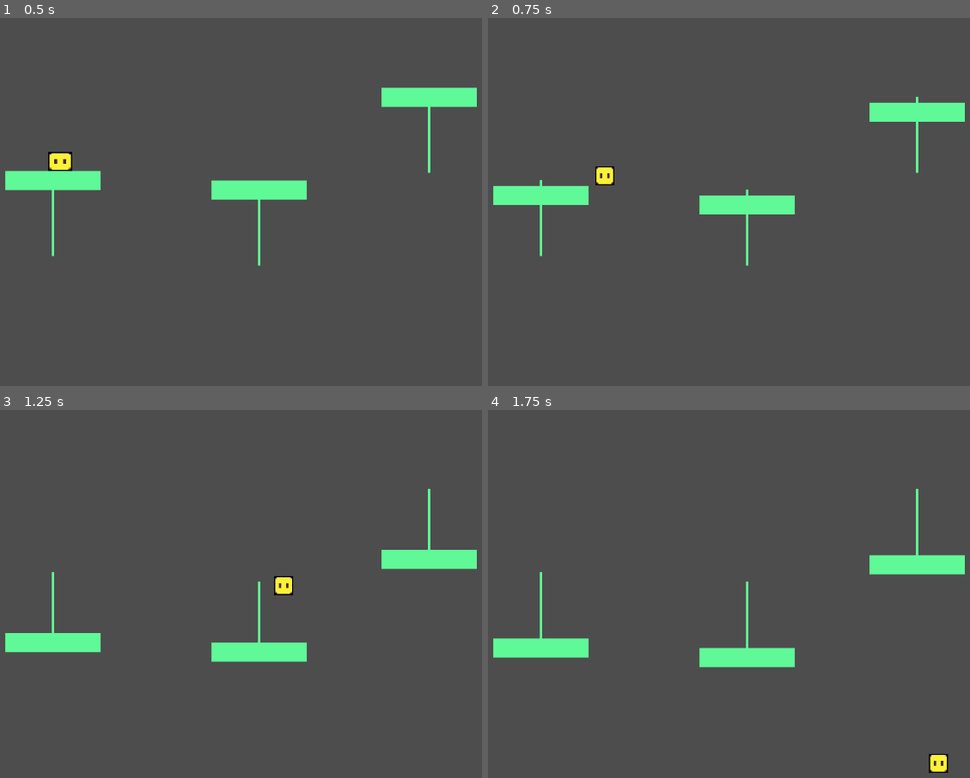
Above: before the commit, frames 1-4 (two rows, left to right).
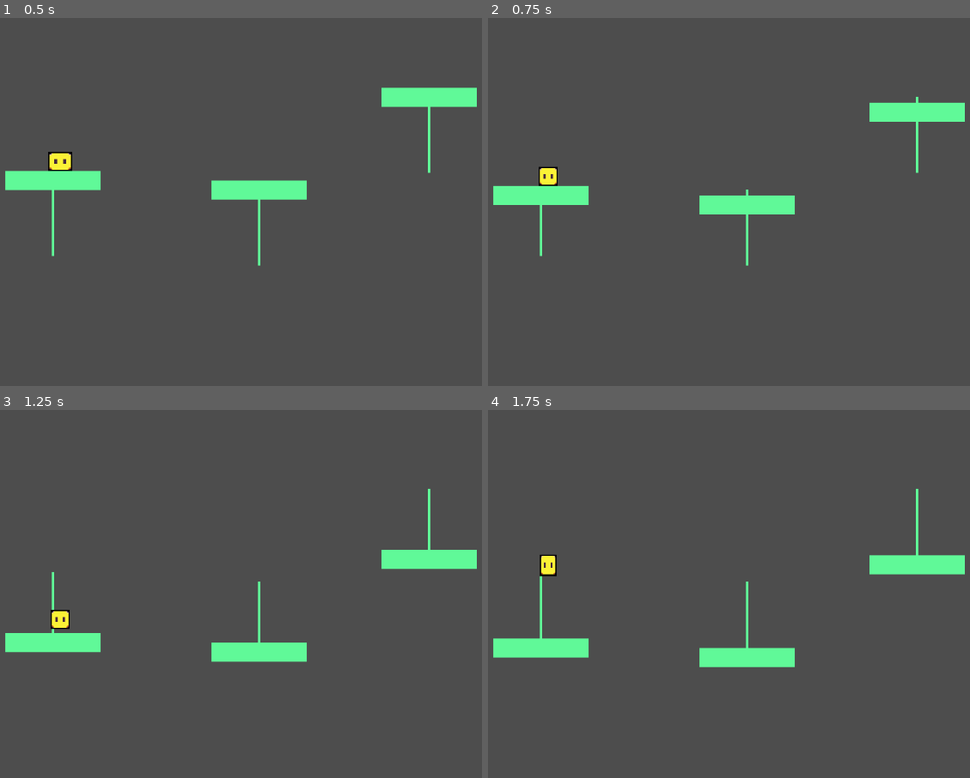
Above: after the commit, the same moments.

Repository: BradleyHendrickson/gwj-73
Game: Godot game, scene res://scenes/level/level_1.tscn
The game is run twice, just before and just after one commit, with the same random seed, the same clock (stepped at 60 frames per second) and the same inputs.
Inputs:
- Up to frame 1 (0.5 s): no input
- Up to frame 2 (0.75 s): hold Right (ui_right) from 0.53 s (still down)
- Up to frame 3 (1.25 s): keep holding Right (ui_right); tap Space (input_jump) at 0.77 s
- Up to frame 4 (1.75 s): keep holding Right (ui_right); tap Space (input_jump) at 1.52 s

Frame 1 is identical in both runs. In frame 2, 0.4% of the frame differs, in the area x 10-27%, y 40-46%; in frame 3, 0.4%; in frame 4, 0.4%, in the area x 10-96%, y 39-99%.

Commit message:
update stuff

Diff:
--- a/project.godot
+++ b/project.godot
@@ -21,6 +21,31 @@
 "deadzone": 0.5,
 "events": [Object(InputEventKey,"resource_local_to_scene":false,"resource_name":"","device":-1,"window_id":0,"alt_press …(191 unchanged characters)…
 , Object(InputEventKey,"resource_local_to_scene":false,"resource_name":"","device":-1,"window_id":0,"alt_pressed":false …(183 unchanged characters)…
+, Object(InputEventJoypadButton,"resource_local_to_scene":false,"resource_name":"","device":-1,"button_index":0,"pressure":0.0,"pressed":true,"script":null)
+]
+}
+input_left={
+"deadzone": 0.5,
+"events": [Object(InputEventJoypadMotion,"resource_local_to_scene":false,"resource_name":"","device":-1,"axis":0,"axis_value":-1.0,"script":null)
+, Object(InputEventJoypadButton,"resource_local_to_scene":false,"resource_name":"","device":-1,"button_index":13,"pressure":0.0,"pressed":true,"script":null)
+]
+}
+input_down={
+"deadzone": 0.5,
+"events": [Object(InputEventJoypadMotion,"resource_local_to_scene":false,"resource_name":"","device":-1,"axis":1,"axis_value":1.0,"script":null)
+, Object(InputEventJoypadButton,"resource_local_to_scene":false,"resource_name":"","device":-1,"button_index":12,"pressure":0.0,"pressed":true,"script":null)
+]
+}
+input_right={
+"deadzone": 0.5,
+"events": [Object(InputEventJoypadMotion,"resource_local_to_scene":false,"resource_name":"","device":-1,"axis":0,"axis_value":1.0,"script":null)
+, Object(InputEventJoypadButton,"resource_local_to_scene":false,"resource_name":"","device":-1,"button_index":14,"pressure":0.0,"pressed":true,"script":null)
+]
+}
+input_up={
+"deadzone": 0.5,
+"events": [Object(InputEventJoypadMotion,"resource_local_to_scene":false,"resource_name":"","device":-1,"axis":1,"axis_value":-1.0,"script":null)
+, Object(InputEventJoypadButton,"resource_local_to_scene":false,"resource_name":"","device":-1,"button_index":11,"pressure":0.0,"pressed":true,"script":null)
 ]
 }
 
--- a/scenes/characters/player/Player.gd
+++ b/scenes/characters/player/Player.gd
@@ -1,12 +1,4 @@
 extends CharacterBody2D
-## This character controller was created with the intent of being a decent starting point for Platformers.
-##
-## Instead of teaching the basics, I tried to implement more advanced considerations.
-## That's why I call it 'Movement 2'. This is a sequel to learning demos of similar a kind.
-## Beyond coyote time and a jump buffer I go through all the things listed in the following video:
-## https://www.youtube.com/watch?v=2S3g8CgBG1g
-## Except for separate air and ground acceleration, as I don't think it's necessary.
-
 
 # BASIC MOVEMENT VARAIABLES ---------------- #
 var face_direction := 1
@@ -38,12 +30,10 @@
 var is_jumping := false
 # ----------------------------------- #
 
-
-# All iputs we want to keep track of
 func get_input() -> Dictionary:
 	return {
-		"x": int(Input.is_action_pressed("ui_right")) - int(Input.is_action_pressed("ui_left")),
-		"y": int(Input.is_action_pressed("ui_down")) - int(Input.is_action_pressed("ui_up")),
+		"x": int(Input.is_action_pressed("input_right")) - int(Input.is_action_pressed("input_left")),
+		"y": int(Input.is_action_pressed("input_down")) - int(Input.is_action_pressed("input_up")),
 		"just_jump": Input.is_action_just_pressed("input_jump") == true,
 		"jump": Input.is_action_pressed("input_jump") == true,
 		"released_jump": Input.is_action_just_released("input_jump") == true
--- a/scenes/level/platform/MovingPlatform.tscn
+++ b/scenes/level/platform/MovingPlatform.tscn
@@ -8,7 +8,7 @@
 move_to = Vector2(0, -64)
 
 [node name="ActualPlatform" type="AnimatableBody2D" parent="."]
-position = Vector2(0, -63.9967)
+position = Vector2(0, 56.5145)
 collision_layer = 2
 
 [node name="CollisionPolygon2D" type="CollisionPolygon2D" parent="ActualPlatform"]
